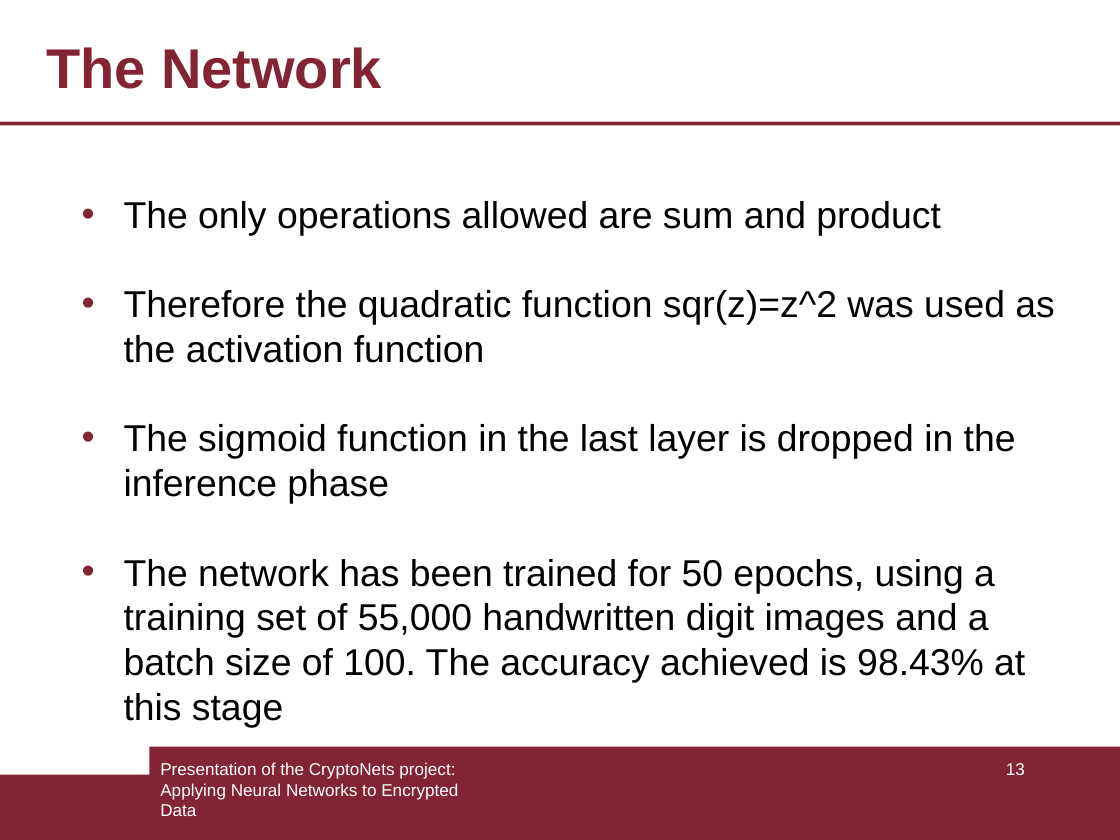
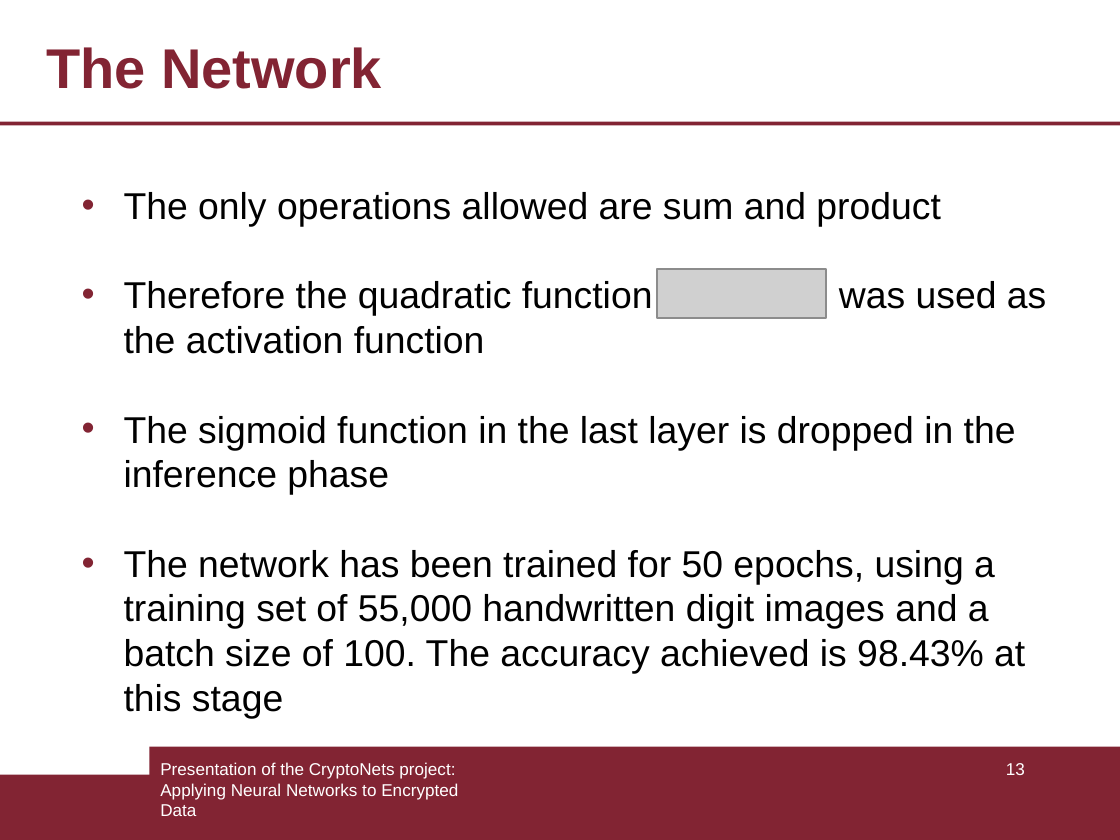
Before and after one commit to armandofln/CryptoNets-with-Python, a slide deck: slide 13 of slides/slide.odp. Drawn at 1120x840 pixels with LibreOffice and Linux fonts; fonts in the diff are those of the drawing; grey boxes stand for pictures. Boxes give left, top, right and bottom in pixels: in the first picture for what was removed or moved away, otherwise in the second. Text is boxed around its words. In the diff, an @@ line names an element or a change of style, - is before the commit and + after.

Commit message:
slide update

```diff
--- a/slides/slide.odp
+++ b/slides/slide.odp
@@ text "The only operations allowed are ...": place and size @@
-text "The only operations allowed are ..." at box(124, 201, 1054, 728)
+text "The only operations allowed are ..." at box(124, 192, 1046, 719)
@@ picture added at box(657, 269, 827, 318) @@
@@ text at box(124, 281, 1046, 316): text changed @@
-• Therefore the quadratic function sqr(z)=z^2 was used as the activation function
+• Therefore the quadratic function was used as the activation function
```
Also in this commit, not shown: 4 other slides changed, 2 slides added.
